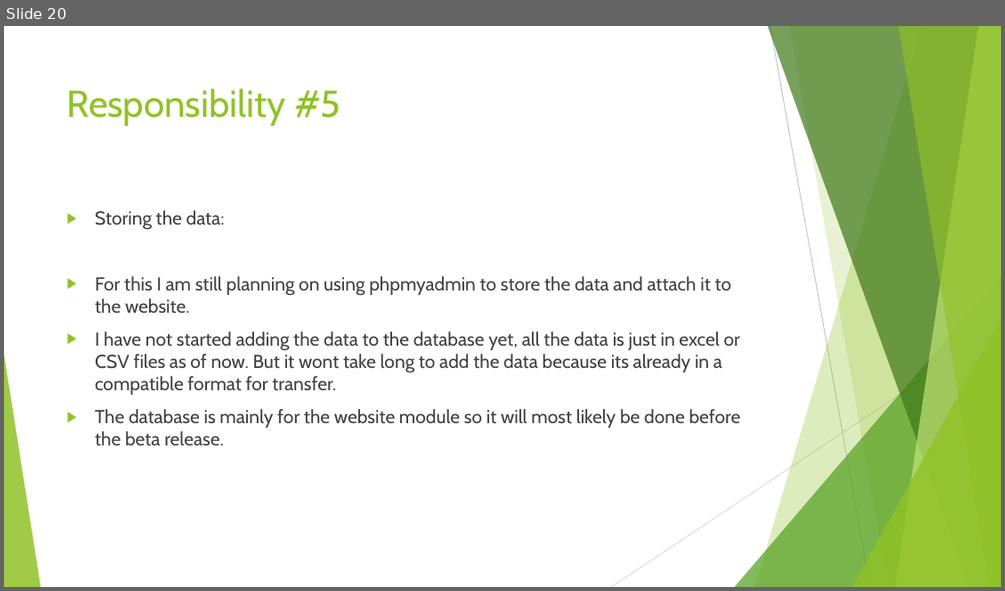
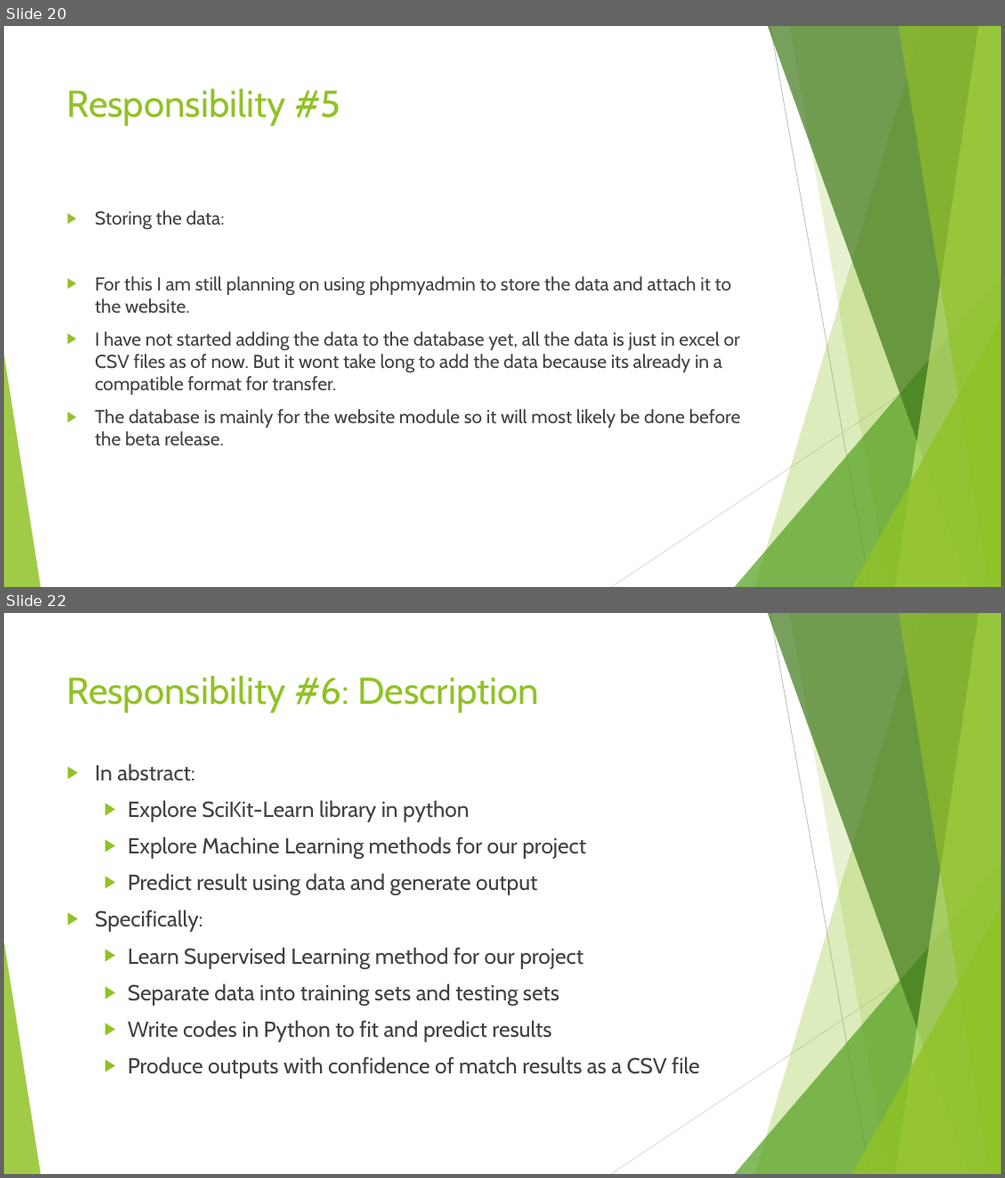
Before and after one commit to AlexDCraig/senior-capstone-project, a slide deck: progressReportWinterTerm/AlexHofferWinterTermProgReport.pptx. Shown one above the other, each under a label of ours: slide 20 before the commit, slides 20 and 22 after it; the slides between them are not shown. The pictures are 1005x591 and 1005x1178 pixels, drawn with LibreOffice and Linux fonts; fonts in the diff are those of the drawing. Boxes give left, top, right and bottom in pixels: in the first picture for what was removed or moved away, otherwise in the second. Text is boxed around its words. In the diff, an @@ line names an element or a change of style, - is before the commit and + after.

```diff
--- a/progressReportWinterTerm/AlexHofferWinterTermProgReport.pptx
+++ b/progressReportWinterTerm/AlexHofferWinterTermProgReport.pptx
@@ slide 22 added at (4,613,1001,1174), background #FFFFFF; not listed: 10 template elements that a slide beside it also shows @@
@@ title added at (67,675,538,713), 36 pt, text #90C226 @@
+Responsibility #6: Description
@@ text added at (95,763,700,1078), 21 pt, text #404040 @@
+▶ In abstract:
+  ▶ Explore SciKit-Learn library in python
+  ▶ Explore Machine Learning methods for our project
+  ▶ Predict result using data and generate output
+▶ Specifically:
+  ▶ Learn Supervised Learning method for our project
+  ▶ Separate data into training sets and testing sets
+  ▶ Write codes in Python to fit and predict results
+  ▶ Produce outputs with confidence of match results as a CSV file
```
Also in this commit, not shown: 1 slide changed, 3 other slides added.
